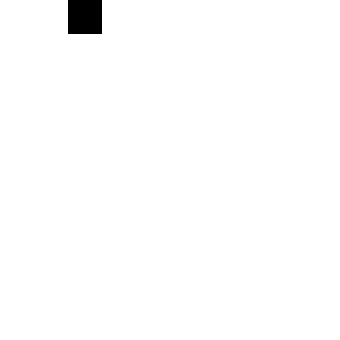
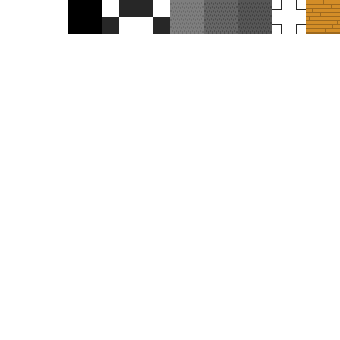
Comparing the layer stacks of the two 340×340 images. Changes:
painted on "Background" over box(102, 0, 340, 34)
